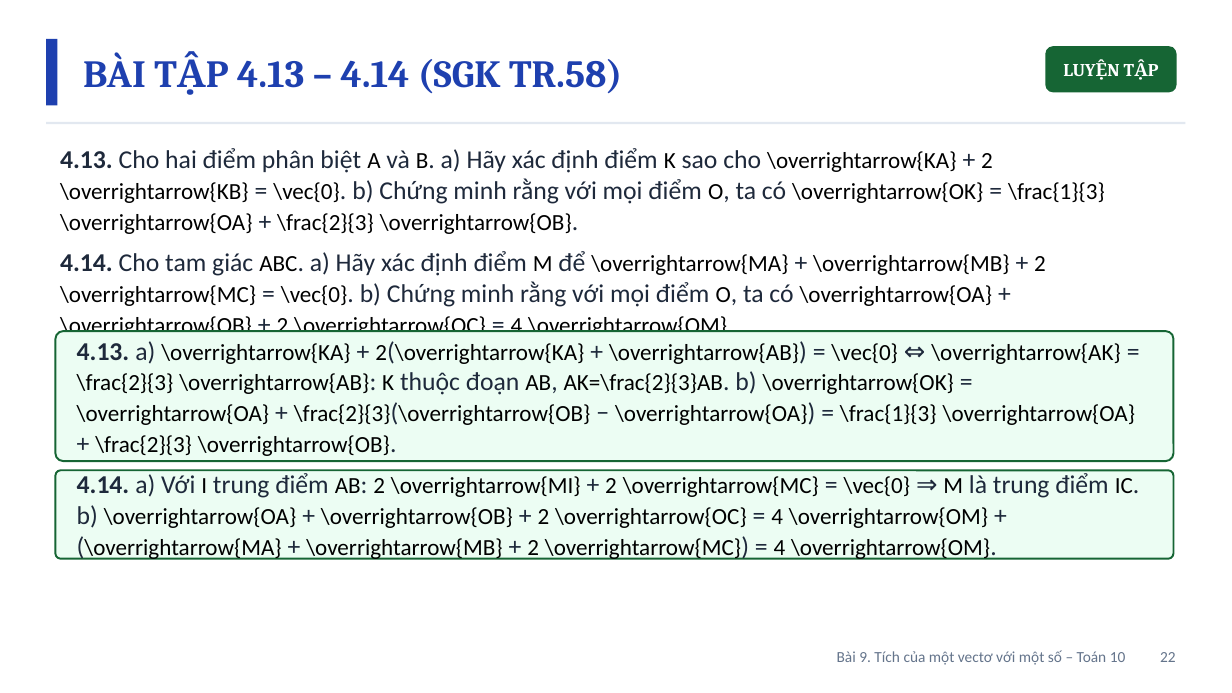
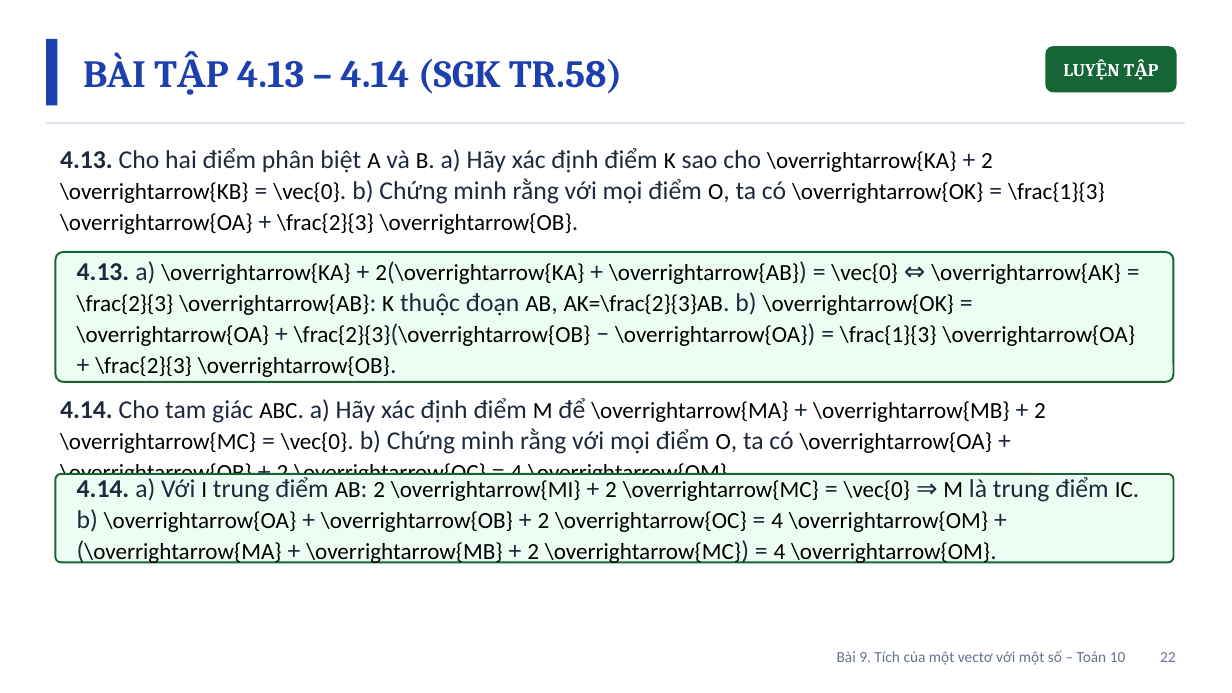
Before and after one commit to Trangtu66/Taode_thi_online, a slide deck: slide 22 of mon/toan/slide/lop10/BaiGiangDienTu_TOAN10_Bai9_TichVectoVoiMotSo_T30-31.pptx. Drawn at 1232x693 pixels with LibreOffice and Linux fonts; fonts in the diff are those of the drawing. Boxes give left, top, right and bottom in pixels: in the first picture for what was removed or moved away, otherwise in the second. Text is boxed around its words. In the diff, an @@ line names an element or a change of style, - is before the commit and + after.

```diff
--- a/mon/toan/slide/lop10/BaiGiangDienTu_TOAN10_Bai9_TichVectoVoiMotSo_T30-31.pptx
+++ b/mon/toan/slide/lop10/BaiGiangDienTu_TOAN10_Bai9_TichVectoVoiMotSo_T30-31.pptx
@@ rounded rectangle: place and size @@
-rounded rectangle at box(55, 331, 1174, 461)
+rounded rectangle at box(55, 252, 1174, 383)
@@ text at box(60, 251, 1046, 307): paragraph removed @@
-4.14. Cho tam giác ABC. a) Hãy xác định điểm M để \overrightarrow{MA} + \overrightarrow{MB} + 2 \overrightarrow{MC} = \vec{0}. b) Chứng minh rằng với mọi điểm O, ta có \overrightarrow{OA} + \overrightarrow{OB} + 2 \overrightarrow{OC} = 4 \overrightarrow{OM}.
@@ text "4.13. a) \overrightarrow{KA} + 2(\overrightarrow{KA} ...": place and size @@
-text "4.13. a) \overrightarrow{KA} + 2(\overrightarrow{KA} ..." at box(77, 341, 1136, 456)
+text "4.13. a) \overrightarrow{KA} + 2(\overrightarrow{KA} ..." at box(77, 261, 1136, 377)
@@ text added at box(60, 398, 1046, 486), 18 pt, text #000000 @@
+4.14. Cho tam giác ABC. a) Hãy xác định điểm M để \overrightarrow{MA} + \overrightarrow{MB} + 2 \overrightarrow{MC} = \vec{0}. b) Chứng minh rằng với mọi điểm O, ta có \overrightarrow{OA} + \overrightarrow{OB} + 2 \overrightarrow{OC} = 4 \overrightarrow{OM}.
@@ rounded rectangle: place and size @@
-rounded rectangle at box(55, 470, 1174, 559)
+rounded rectangle at box(55, 474, 1174, 563)
@@ text "4.14. a) Với I trung ...": place and size @@
-text "4.14. a) Với I trung ..." at box(77, 473, 1133, 560)
+text "4.14. a) Với I trung ..." at box(77, 477, 1133, 564)
```
Also in this commit, not shown: 3 other slides changed, 7 other files.
